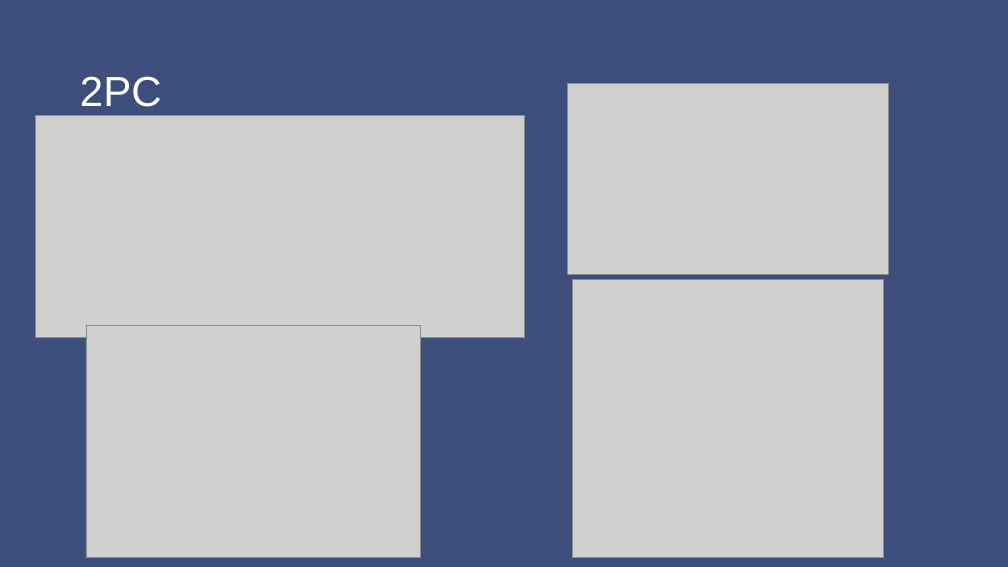
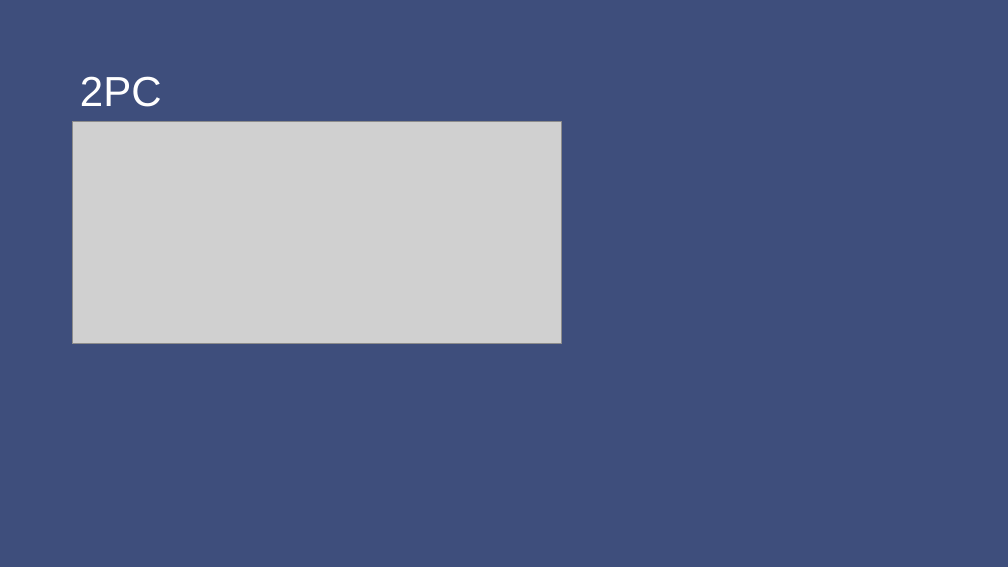
Before and after one commit to jungle0127/springcloudstudy, a slide deck: slide 16 of docs/distributedsystemtransaction.pptx. Drawn at 1008x567 pixels with LibreOffice and Linux fonts; fonts in the diff are those of the drawing; grey boxes stand for pictures. Boxes give left, top, right and bottom in pixels: in the first picture for what was removed or moved away, otherwise in the second. Text is boxed around its words. In the diff, an @@ line names an element or a change of style, - is before the commit and + after.

```diff
--- a/docs/distributedsystemtransaction.pptx
+++ b/docs/distributedsystemtransaction.pptx
@@ picture removed at (x1=567, y1=83, x2=889, y2=274) @@
@@ picture moved from (x1=36, y1=116, x2=525, y2=338) to (x1=73, y1=122, x2=562, y2=344) @@
@@ picture removed at (x1=572, y1=279, x2=884, y2=557) @@
@@ picture removed at (x1=86, y1=325, x2=421, y2=557) @@
```
Also in this commit, not shown: 4 other slides changed, 6 slides added, 1 slide removed, 20 other files.
